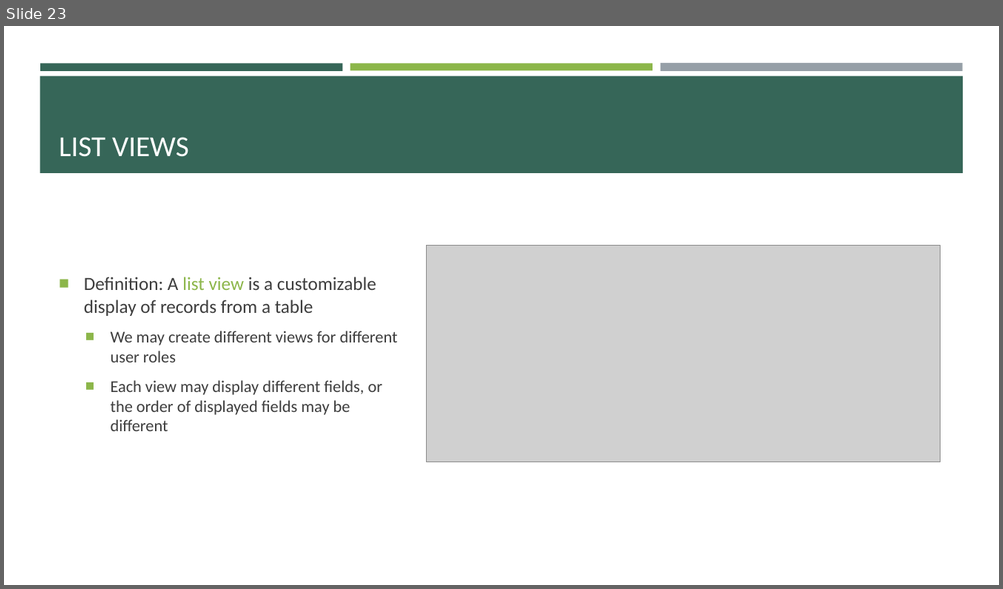
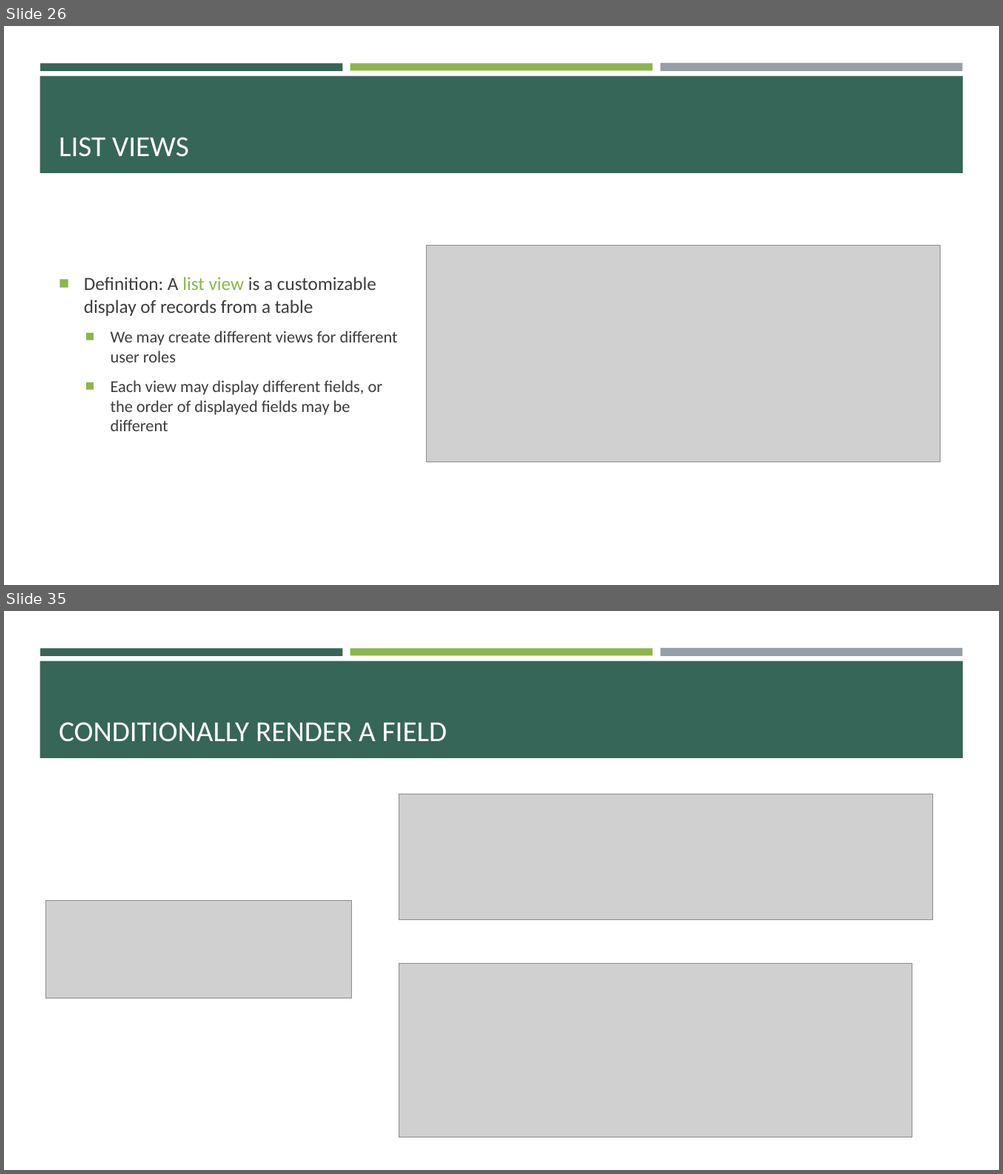
Before and after one commit to e-m-wilson/SNOW, a slide deck: Week_3/SNOW_Basics.pptx. Shown one above the other, each under a label of ours: slide 23 before the commit, slides 26 and 35 after it; the slides between them are not shown. The pictures are 1003x589 and 1003x1174 pixels, drawn with LibreOffice and Linux fonts; fonts in the diff are those of the drawing; grey boxes stand for pictures. Boxes give left, top, right and bottom in pixels: in the first picture for what was removed or moved away, otherwise in the second. Text is boxed around its words. In the diff, an @@ line names an element or a change of style, - is before the commit and + after.

```diff
--- a/Week_3/SNOW_Basics.pptx
+++ b/Week_3/SNOW_Basics.pptx
@@ slide 35 added at (4,611,999,1170), background #FFFFFF; not listed: 4 template elements that a slide beside it also shows @@
@@ title added at (59,722,447,742), 28 pt, text #FFFFFF @@
+CONDITIONALLY RENDER A FIELD
@@ picture added at (398,795,933,920) @@
@@ picture added at (45,900,351,998) @@
@@ picture added at (398,964,912,1138) @@
@@ what was slide 23 is now slide 26 @@
```
Also in this commit, not shown: 2 slides changed, 31 other slides added, 1 other file.
